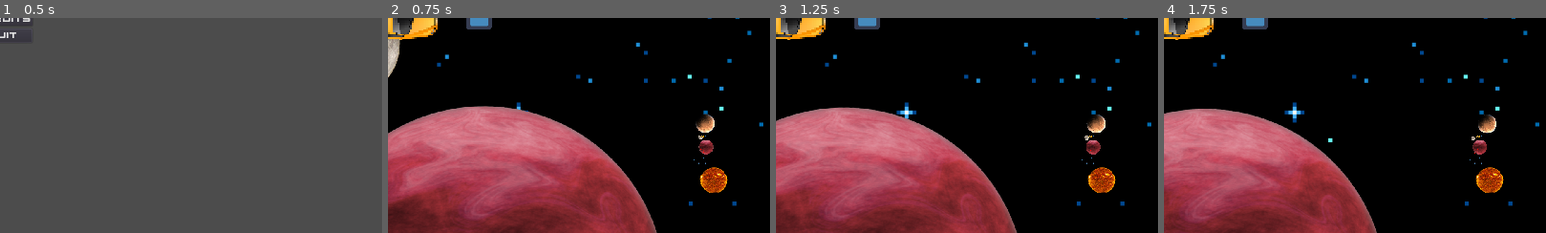
Above: before the commit, frames 1-4 (left to right).
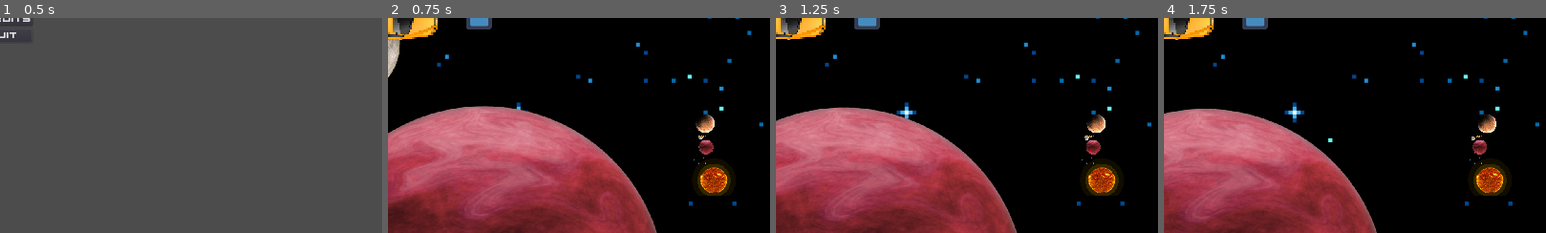
Above: after the commit, the same moments.

Repository: game-jam-team-gut/void-taxi
Game: Godot game, scene res://MainMenu.tscn
Two runs of this game, one before a commit and one after it. Both use one fixed random seed, a clock stepped at 60 frames per second and the inputs below. The engine's default icon, where the game draws it, is replaced by a stand-in: a white triangle on a blue panel in a dark square.
Inputs:
- Up to frame 1 (0.5 s): no input
- Up to frame 2 (0.75 s): click "Play" at 0.5 s
- Up to frame 3 (1.25 s): no input
- Up to frame 4 (1.75 s): hold Right (ui_right) from 1.28 s (still down)
The pictures show only the part of the screen within x 50-100%, y 50-100%; the shares and areas given below are measured in that part.

Frame 1 is identical in both runs. In frame 2, 0.4% of the frame differs, in the area x 81-90%, y 67-83%; in frame 3, 0.4%; in frame 4, 0.4%.

Commit message:
Add basic burn mechanic, when taxi is near sun

Diff:
--- a/Void/PassengerPickupPoint.tscn
+++ b/Void/PassengerPickupPoint.tscn
@@ -26,7 +26,6 @@
 [node name="AnimatedSprite" type="AnimatedSprite" parent="."]
 position = Vector2( 19.3766, -93.3528 )
 frames = SubResource( 1 )
-frame = 1
 playing = true
 
 [node name="CollisionShape2D" type="CollisionShape2D" parent="."]
--- a/Void/PlanetSystem.tscn
+++ b/Void/PlanetSystem.tscn
@@ -1,9 +1,19 @@
-[gd_scene load_steps=8 format=2]
+[gd_scene load_steps=12 format=2]
 
 [ext_resource path="res://Void/PlanetSystem/sun.png" type="Texture" id=1]
 [ext_resource path="res://Void/PlanetSystem/Planet.tscn" type="PackedScene" id=2]
 [ext_resource path="res://Void/PlanetSystem/planet_brown.png" type="Texture" id=3]
 [ext_resource path="res://Void/PlanetSystem/Moon.png" type="Texture" id=4]
+[ext_resource path="res://Void/PlanetSystem/burning_zone.png" type="Texture" id=5]
+
+[sub_resource type="CircleShape2D" id=5]
+radius = 1385.32
+
+[sub_resource type="CircleShape2D" id=4]
+radius = 1050.34
+
+[sub_resource type="CircleShape2D" id=6]
+radius = 825.249
 
 [sub_resource type="Curve2D" id=1]
 _data = {
@@ -22,8 +32,44 @@
 
 [node name="PlanetSystem" type="Node2D"]
 
-[node name="Sun" type="Sprite" parent="."]
+[node name="Sprite" type="Sprite" parent="."]
+z_index = 5
 texture = ExtResource( 1 )
+
+[node name="burning_zone_1" type="Area2D" parent="."]
+collision_layer = 131072
+collision_mask = 131072
+
+[node name="burning_zone" type="Sprite" parent="burning_zone_1"]
+modulate = Color( 1, 1, 1, 0.513726 )
+position = Vector2( 1.38068, 23.0745 )
+scale = Vector2( 2.77373, 3.01697 )
+z_index = 4
+texture = ExtResource( 5 )
+
+[node name="CollisionShape2D" type="CollisionShape2D" parent="burning_zone_1"]
+shape = SubResource( 5 )
+
+[node name="burning_zone_2" type="Area2D" parent="."]
+collision_layer = 131072
+collision_mask = 131072
+
+[node name="burning_zone" type="Sprite" parent="burning_zone_2"]
+modulate = Color( 1, 1, 1, 0.513726 )
+position = Vector2( -0.864476, 29.8092 )
+scale = Vector2( 2.10474, 2.32104 )
+z_index = 4
+texture = ExtResource( 5 )
+
+[node name="CollisionShape2D" type="CollisionShape2D" parent="burning_zone_2"]
+shape = SubResource( 4 )
+
+[node name="burning_zone_3" type="Area2D" parent="."]
+collision_layer = 131072
+collision_mask = 131072
+
+[node name="CollisionShape2D" type="CollisionShape2D" parent="burning_zone_3"]
+shape = SubResource( 6 )
 
 [node name="Planet_orbit_0" type="Path2D" parent="."]
 position = Vector2( -5335.08, -2648.93 )
--- a/Void/Taxi.tscn
+++ b/Void/Taxi.tscn
@@ -7,52 +7,91 @@
 [ext_resource path="res://spaceranger.ttf" type="DynamicFontData" id=5]
 [ext_resource path="res://Void/HBoxContainer3.gd" type="Script" id=6]
 [ext_resource path="res://Void/Rent.gd" type="Script" id=7]
+[ext_resource path="res://Void/Taxi/BurnManager.gd" type="Script" id=8]
 
 [sub_resource type="RectangleShape2D" id=1]
 extents = Vector2( 123.715, 54.7674 )
 
 [sub_resource type="RectangleShape2D" id=2]
+extents = Vector2( 118.516, 49.5486 )
+
+[sub_resource type="RectangleShape2D" id=3]
 extents = Vector2( 127.011, 57.3468 )
 
-[sub_resource type="DynamicFont" id=3]
+[sub_resource type="DynamicFont" id=4]
 size = 48
 outline_size = 4
 outline_color = Color( 0.968627, 1, 0, 0.196078 )
 font_data = ExtResource( 5 )
 
-[sub_resource type="DynamicFont" id=4]
+[sub_resource type="DynamicFont" id=5]
 size = 48
 outline_size = 4
 outline_color = Color( 1, 0, 0, 0.196078 )
 font_data = ExtResource( 5 )
 
-[sub_resource type="DynamicFont" id=5]
+[sub_resource type="DynamicFont" id=6]
 size = 48
 outline_size = 4
 outline_color = Color( 0.129412, 0.423529, 0.164706, 0.352941 )
 font_data = ExtResource( 5 )
 
+[sub_resource type="DynamicFont" id=7]
+size = 48
+outline_size = 4
+font_data = ExtResource( 5 )
+
+[sub_resource type="DynamicFont" id=8]
+size = 48
+outline_size = 4
+outline_color = Color( 0.392157, 0.0235294, 0.4, 0.352941 )
+font_data = ExtResource( 5 )
+
 [sub_resource type="DynamicFont" id=9]
 size = 48
 outline_size = 4
-font_data = ExtResource( 5 )
-
-[sub_resource type="DynamicFont" id=6]
-size = 48
-outline_size = 4
-outline_color = Color( 0.392157, 0.0235294, 0.4, 0.352941 )
-font_data = ExtResource( 5 )
-
-[sub_resource type="DynamicFont" id=7]
-size = 48
-outline_size = 4
 outline_color = Color( 0, 0.0392157, 0.501961, 0.352941 )
 font_data = ExtResource( 5 )
 
-[sub_resource type="DynamicFont" id=8]
+[sub_resource type="DynamicFont" id=10]
 size = 96
 outline_size = 8
 font_data = ExtResource( 5 )
+
+[sub_resource type="Gradient" id=12]
+colors = PoolColorArray( 0.728027, 0.728027, 0.728027, 1, 0.00537109, 0.00537109, 0.00537109, 1 )
+
+[sub_resource type="GradientTexture" id=13]
+gradient = SubResource( 12 )
+
+[sub_resource type="Curve" id=14]
+_data = [ Vector2( 0, 1 ), 0.0, 0.0, 0, 0, Vector2( 1, 0.527273 ), 0.0, 0.0, 0, 0 ]
+
+[sub_resource type="CurveTexture" id=15]
+curve = SubResource( 14 )
+
+[sub_resource type="ParticlesMaterial" id=11]
+lifetime_randomness = 0.56
+emission_shape = 2
+emission_box_extents = Vector3( 100, 50, 1 )
+flag_disable_z = true
+direction = Vector3( 0, 0, 0 )
+spread = 180.0
+gravity = Vector3( 0, 0, 0 )
+initial_velocity = 10.0
+initial_velocity_random = 0.69
+angular_velocity = 10.0
+angular_velocity_random = 0.57
+orbit_velocity = 0.0
+orbit_velocity_random = 0.0
+linear_accel = 5.0
+linear_accel_random = 0.7
+damping = 1.0
+angle = 90.0
+scale = 5.0
+scale_random = 0.31
+scale_curve = SubResource( 15 )
+color_ramp = SubResource( 13 )
 
 [node name="Taxi" type="KinematicBody2D"]
 position = Vector2( 960, 540 )
@@ -73,6 +112,13 @@
 [node name="CollisionShape2D" type="CollisionShape2D" parent="PassengerDetector"]
 shape = SubResource( 1 )
 
+[node name="BurningDetector" type="Area2D" parent="."]
+collision_layer = 131072
+collision_mask = 131072
+
+[node name="CollisionShape2D" type="CollisionShape2D" parent="BurningDetector"]
+shape = SubResource( 2 )
+
 [node name="Sprite" type="Sprite" parent="."]
 texture = ExtResource( 1 )
 
@@ -218,8 +264,24 @@
 scale = Vector2( 1, 10 )
 enabled = true
 cast_to = Vector2( -130, 0 )
+
+[node name="BurnManager" type="Node2D" parent="."]
+script = ExtResource( 8 )
+
+[node name="BurnTimer" type="Timer" parent="BurnManager"]
+wait_time = 0.2
+
+[node name="Particles2D" type="Particles2D" parent="BurnManager"]
+emitting = false
+amount = 200
+randomness = 1.0
+local_coords = false
+process_material = SubResource( 11 )
+[connection signal="timeout" from="DayCycleSystem/Timer" to="DayCycleSystem" method="_on_Timer_timeout"]
 [connection signal="timeout" from="DayCycleSystem/Timer" to="CanvasLayer/HBoxContainer3" method="_on_Timer_timeout"]
+[connection signal="timeout" from="DayCycleSystem/Timer" to="." method="_on_Timer_timeout"]
 [connection signal="timeout" from="DayCycleSystem/Timer" to="CanvasLayer/HBoxContainer/VBoxContainer/HBoxContainer3/Rent" method="_on_Timer_timeout"]
-[connection signal="timeout" from="DayCycleSystem/Timer" to="." method="_on_Timer_timeout"]
-[connection signal="timeout" from="DayCycleSystem/Timer" to="DayCycleSystem" method="_on_Timer_timeout"]
 [connection signal="area_entered" from="PassengerDetector" to="PassengerSystem" method="_on_PassengerDetector_area_entered"]
+[connection signal="area_entered" from="BurningDetector" to="BurnManager" method="_on_BurningDetector_area_entered"]
+[connection signal="area_exited" from="BurningDetector" to="BurnManager" method="_on_BurningDetector_area_exited"]
+[connection signal="timeout" from="BurnManager/BurnTimer" to="BurnManager" method="_on_BurnTimer_timeout"]
--- /dev/null
+++ b/Void/Taxi/BurnManager.gd
@@ -0,0 +1,30 @@
+extends Node2D
+
+onready var burn_timer = get_node("BurnTimer")
+onready var taxi = get_parent()
+onready var particles = get_node("Particles2D")
+
+var burn_damage_per_tick = 4
+
+var zone = 0
+
+func _on_BurningDetector_area_entered(area):
+	burn_timer.start()
+	particles.set_emitting(true)
+	#set sound!!!
+	zone += 1
+	if zone == 3:
+		taxi.take_damage(10000000) # you are in the sun
+
+
+func _on_BurningDetector_area_exited(area):
+	burn_timer.stop()
+	particles.set_emitting(false)
+	zone -= 1
+
+
+func _on_BurnTimer_timeout():
+	taxi.take_damage(burn_damage_per_tick)
+	var rng = RandomNumberGenerator.new()
+	rng.randomize()
+	burn_damage_per_tick = rng.randi_range(zone * 2, zone * 5)
--- a/Void/Taxi/Taxi.gd
+++ b/Void/Taxi/Taxi.gd
@@ -60,21 +60,21 @@
 
 	if collision: #bounce mechanic
 		if abs(speed) > 50:
-			health=int(health-abs(speed)/DESTRUCTION_FACTOR)
+			take_damage(int(abs(speed)/DESTRUCTION_FACTOR))
 		if abs(speed) > 30:
 			speed = int(-speed * BOUNCE_FACTOR)
 
 	velocity = Vector2(speed, 0).rotated(rotation)
 
 func _physics_process(delta):
-	check_health()
 	get_input()
 	taxi_UI()
 	rotation += rotation_dir * ROTATION_FACTOR * delta
 	collision = move_and_collide(velocity * delta) #registering collisions for bounce mechanic
 
-func check_health():
-	if(health<=0): #game over
+func take_damage(damage):
+	health -= damage
+	if(health <= 0): #game over
 		get_tree().change_scene("res://MainMenu.tscn")
 
 func taxi_UI():
Binary file added: Void/PlanetSystem/burning_zone.png
Not shown, added: Void/PlanetSystem/burning_zone.png.import
Not shown: 9 places in Void/Taxi.tscn that only renumber resources
